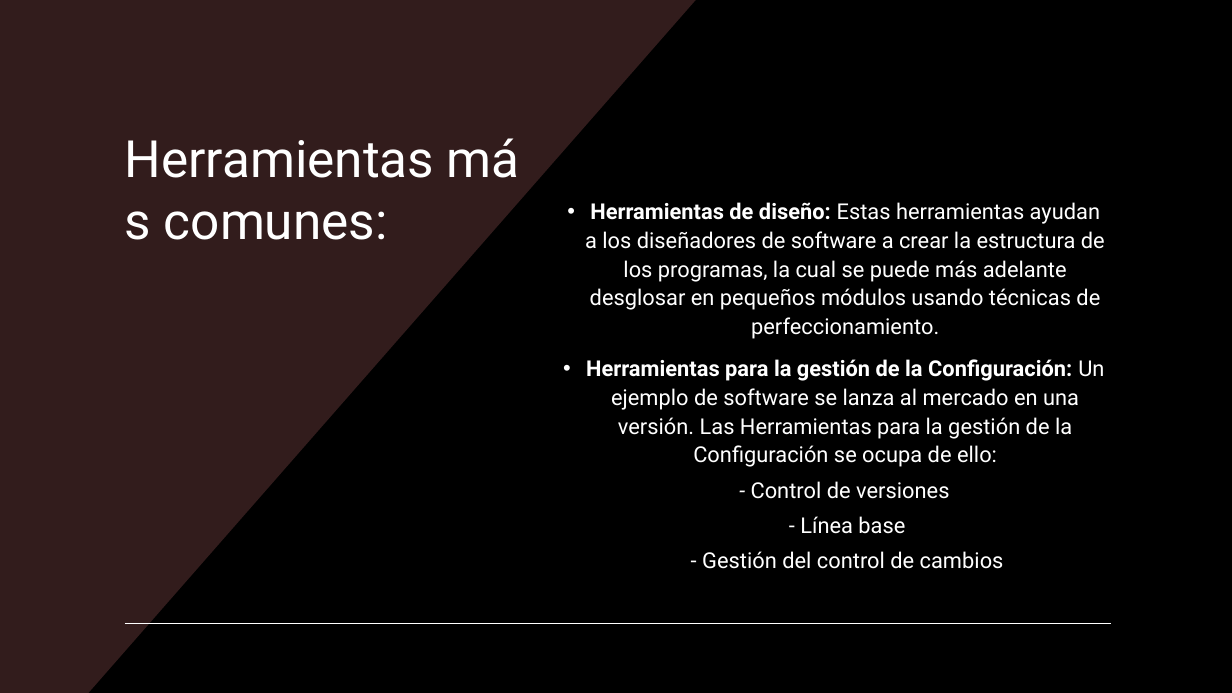
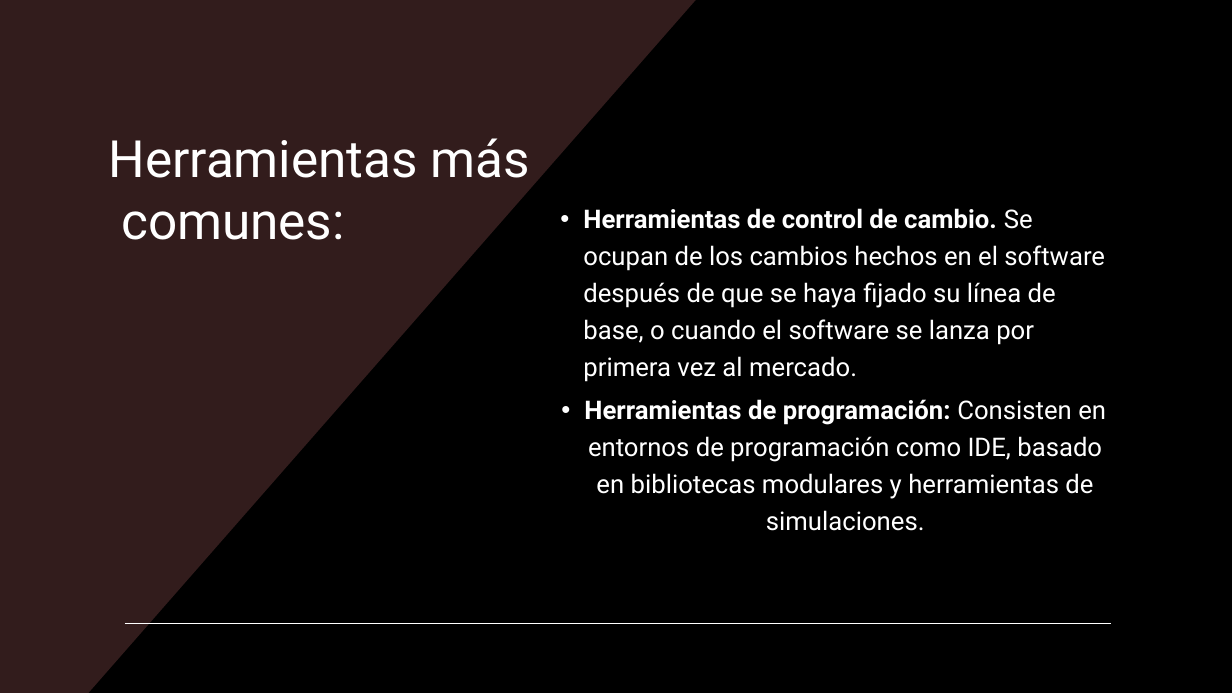
Before and after one commit to DAWEQUIPO5ENTORNOS/EQUIPO5_DAW_ENTORNOS, a slide deck: slide 8 of case.pptx. Drawn at 1232x693 pixels with LibreOffice and Linux fonts; fonts in the diff are those of the drawing. Boxes give left, top, right and bottom in pixels: in the first picture for what was removed or moved away, otherwise in the second. Text is boxed around its words. In the diff, an @@ line names an element or a change of style, - is before the commit and + after.

Commit message:
corrección del puto juanlu

```diff
--- a/case.pptx
+++ b/case.pptx
@@ title "Herramientas más comunes:" rewrapped from [125,140,434,240] to [108,138,530,240] @@
@@ text at [583,208,1106,531]: text changed; size 17 to 20 pt @@
-• Herramientas de diseño: Estas herramientas ayudan a los diseñadores de software a crear la estructura de los programas, la cual se puede más adelante desglosar en pequeños módulos usando técnicas de perfeccionamiento.
-• Herramientas para la gestión de la Configuración: Un ejemplo de software se lanza al mercado en una versión. Las Herramientas para la gestión de la Configuración se ocupa de ello:
-- Control de versiones
-- Línea base
-- Gestión del control de cambios
+• Herramientas de control de cambio. Se ocupan de los cambios hechos en el software después de que se haya fijado su línea de base, o cuando el software se lanza por primera vez al mercado.
+• Herramientas de programación: Consisten en entornos de programación como IDE, basado en bibliotecas modulares y herramientas de simulaciones.
```
